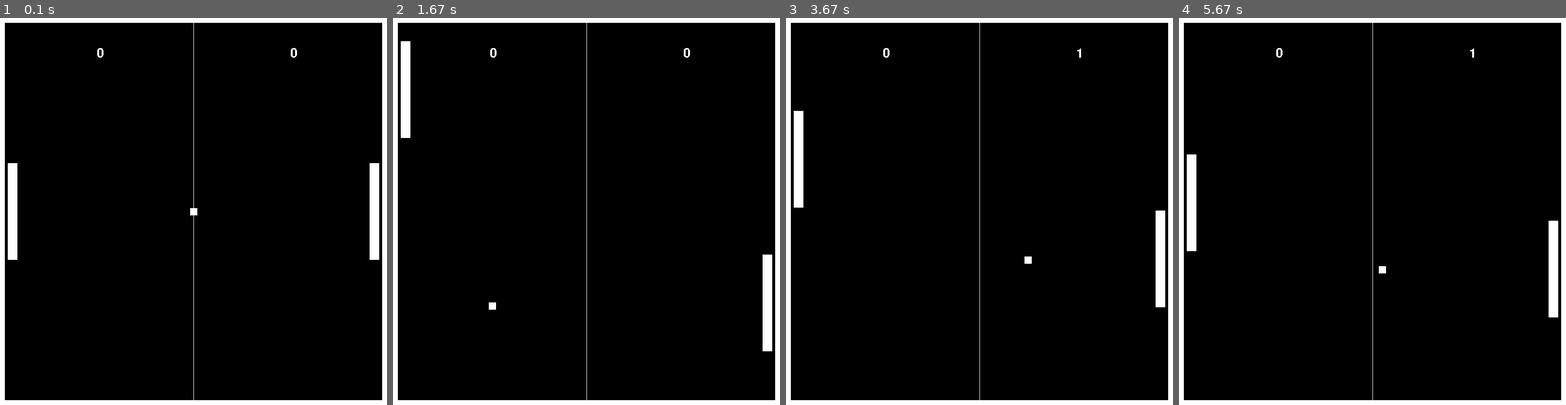
Above: before the commit, frames 1-4 (left to right).
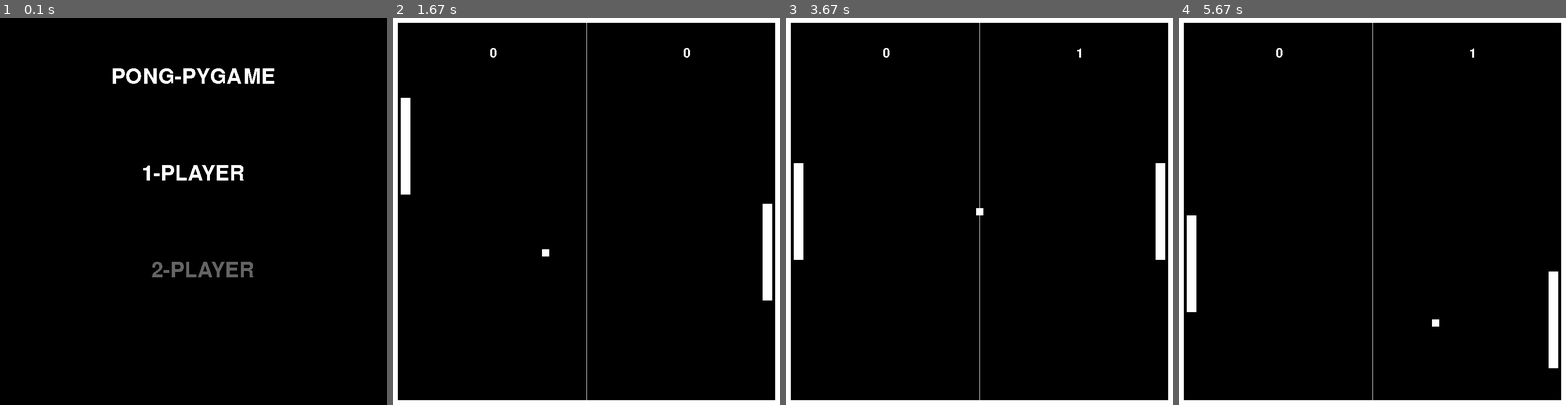
Above: after the commit, the same moments.

Repository: Frinksy/pong-pygame
Game: pygame game, started from pong.py
Same seed, same stepped clock (60 frames per second), same inputs: the game is played once before the commit and once after it.
Inputs:
- Up to frame 1 (0.1 s): no input
- Up to frame 2 (1.67 s): tap Enter at 0.33 s; hold Up 1.17-1.63 s
- Up to frame 3 (3.67 s): hold Down 1.67-1.97 s; hold Up 2-2.37 s; hold Down 2.4-2.77 s; hold Up from 3.47 s (still down)
- Up to frame 4 (5.67 s): release Up at 3.83 s; hold Down 3.87-4.23 s; hold Up 4.27-4.57 s; hold Down 4.6-4.9 s; hold Up 4.93-5.3 s; hold Down from 5.33 s (still down)

The runs differ from the first frame. In frame 1, 8.1% of the frame differs, in the area x 0-100%, y 0-100%; in frame 2, 1.5%; in frame 3, 1.4%; in frame 4, 1.5%.

Commit message:
Added menu, included 2-player mode inside same file

Diff:
--- a/pong.py
+++ b/pong.py
@@ -100,16 +100,6 @@
         pygame.draw.rect(screen, [255, 255, 255], self.rect)
         self.draw_score()
 
-    def handle_keys(self):
-        # handles the keys pressed by the user and moves the player's racket up or down accordingly
-        if not self.bot:
-            k = pygame.key.get_pressed()
-            if k[K_UP] and self.rect.y > 0:
-                self.rect.move_ip(0, -9)
-
-            if k[K_DOWN] and self.rect.y < height-200:
-                self.rect.move_ip(0, 9)
-
     def move(self, bally):
         # moves the player if it isn't human
         if self.bot:
@@ -118,11 +108,103 @@
 
             if bally > self.rect.y+100 and self.rect.y < height-205:
                 self.rect.move_ip(0, 7)
+        # moves the ball if the player is human
+        elif mode == 1:
+            if self.name == "Player 2":
+                k = pygame.key.get_pressed()
+                if k[K_UP] and self.rect.y > 0:
+                    self.rect.move_ip(0, -9)
+
+                if k[K_DOWN] and self.rect.y < height - 200:
+                    self.rect.move_ip(0, 9)
+            else:
+                k = pygame.key.get_pressed()
+                if k[K_e] and self.rect.y > 0:
+                    self.rect.move_ip(0, -9)
+
+                if k[K_d] and self.rect.y < height - 200:
+                    self.rect.move_ip(0, 9)
+        elif mode == 0:
+            k = pygame.key.get_pressed()
+            if k[K_UP] and self.rect.y > 0:
+                self.rect.move_ip(0, -9)
+
+            if k[K_DOWN] and self.rect.y < height - 200:
+                self.rect.move_ip(0, 9)
+
+# Menu loop
+inMenu = True
+
+
+# Generate text
+kemco = pygame.font.Font("kemco.ttf", 64)
+title_text = kemco.render("PONG-PYGAME", False, (255, 255, 255))
+title_width = kemco.size("PONG-PYGAME")[0]
+
+singleplayer_text = kemco.render("1-PLAYER", False, (255, 255, 255))
+singleplayer_text_grey = kemco.render("1-PLAYER", False, (100, 100, 100))
+singleplayer_text_width = kemco.size("1-PLAYER")[0]
+
+twoplayer_text = kemco.render("2-PLAYER", False, (255, 255, 255))
+twoplayer_text_grey = kemco.render("2-PLAYER", False, (100, 100, 100))
+twoplayer_text_width = kemco.size("2-Player")[0]
+
+
+
+# Initialise menu screen
+menu_clock = pygame.time.Clock()
+
+pygame.Surface.fill(screen, (0, 0, 0))
+screen.blit(title_text, ((width-title_width)/2, 100))
+screen.blit(singleplayer_text, ( (width - singleplayer_text_width) / 2, 300))
+screen.blit(twoplayer_text_grey, ( (width - twoplayer_text_width) / 2, 500))
+
+
+pygame.display.update()
+
+
+
+# Set up player choice
+mode = 0  # 0 is singleplayer | 1 is multiplayer
+
+while inMenu:
+
+
+    key = pygame.key.get_pressed()
+
+    if key[K_ESCAPE]:  # Quit game if user presses "ESC"
+        inMenu = False
+        running = False
+
+    elif key[K_RETURN]:
+        inMenu = False
+
+    elif key[K_DOWN] and mode == 0:
+        mode = 1
+        screen.blit(singleplayer_text_grey, ( (width - singleplayer_text_width) / 2, 300) )
+        screen.blit(twoplayer_text, ( (width - twoplayer_text_width) / 2, 500) )
+        pygame.display.update()
+
+    elif key[K_UP] and mode == 1:
+        mode = 0
+        screen.blit(singleplayer_text, ( (width - singleplayer_text_width) / 2, 300) )
+        screen.blit(twoplayer_text_grey, ( (width - twoplayer_text_width) / 2, 500) )
+        pygame.display.update()
+
+    pygame.event.pump() # Pygame blackmagic
+    menu_clock.tick(30)
+
 
 # Initializing players and loop
 running = True
-player1 = Pong("Player 1", width * 0.02, height / 2, False)
-player2 = Pong("Player 2", width * 0.98 - 20, height / 2, True)
+# Intialise Singleplayer
+if mode == 0:
+    player1 = Pong("Player 1", width * 0.02, height / 2, False)
+    player2 = Pong("Player 2", width * 0.98 - 20, height / 2, True)
+# Initialise Mutliplayer
+elif mode == 1:
+    player1 = Pong("Player 1", width * 0.02, height /2, False)
+    player2 = Pong("Player 2", width * 0.98 - 20, height / 2, False)
 
 while running:  # main game loop
     pygame.Surface.fill(screen, [0, 0, 0])  # clears the screen
@@ -169,7 +251,6 @@
         # moves then draws each element of the game (players and ball)
         ball.move(player1, player2)
         ball.draw()
-        player1.handle_keys()
         player1.move(ball.rect.y)
         player1.draw()
         player2.move(ball.rect.y)
